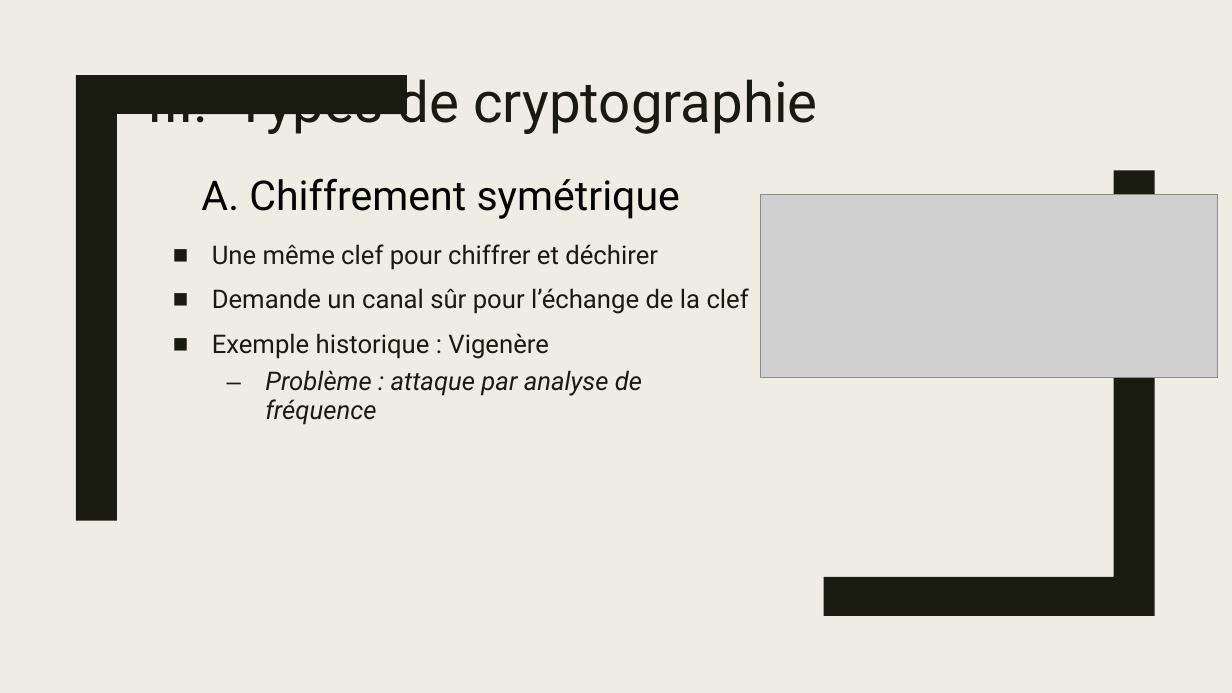
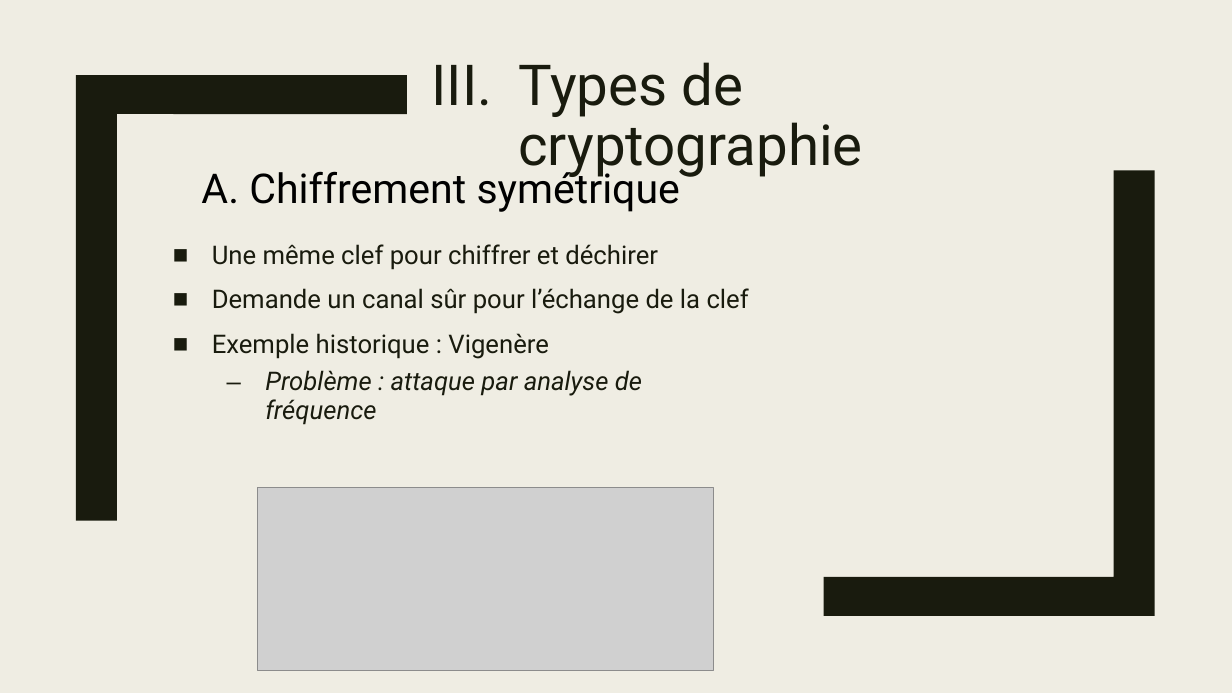
Before and after one commit to Chaman-veteran/wocsa_crypto, a slide deck: slide 6 of presentation.pptx. Drawn at 1232x693 pixels with LibreOffice and Linux fonts; fonts in the diff are those of the drawing; grey boxes stand for pictures. Boxes give left, top, right and bottom in pixels: in the first picture for what was removed or moved away, otherwise in the second. Text is boxed around its words. In the diff, an @@ line names an element or a change of style, - is before the commit and + after.

```diff
--- a/presentation.pptx
+++ b/presentation.pptx
@@ title "Types de cryptographie" rewrapped from box(234, 70, 817, 135) to box(518, 62, 862, 178) @@
@@ text "Chiffrement symétrique" rewrapped from box(249, 178, 680, 219) to box(249, 165, 680, 212) @@
@@ picture: place and size @@
-picture at box(762, 194, 1218, 377)
+picture at box(257, 488, 714, 671)
```
Also in this commit, not shown: 5 other slides changed, 3 slides added.
